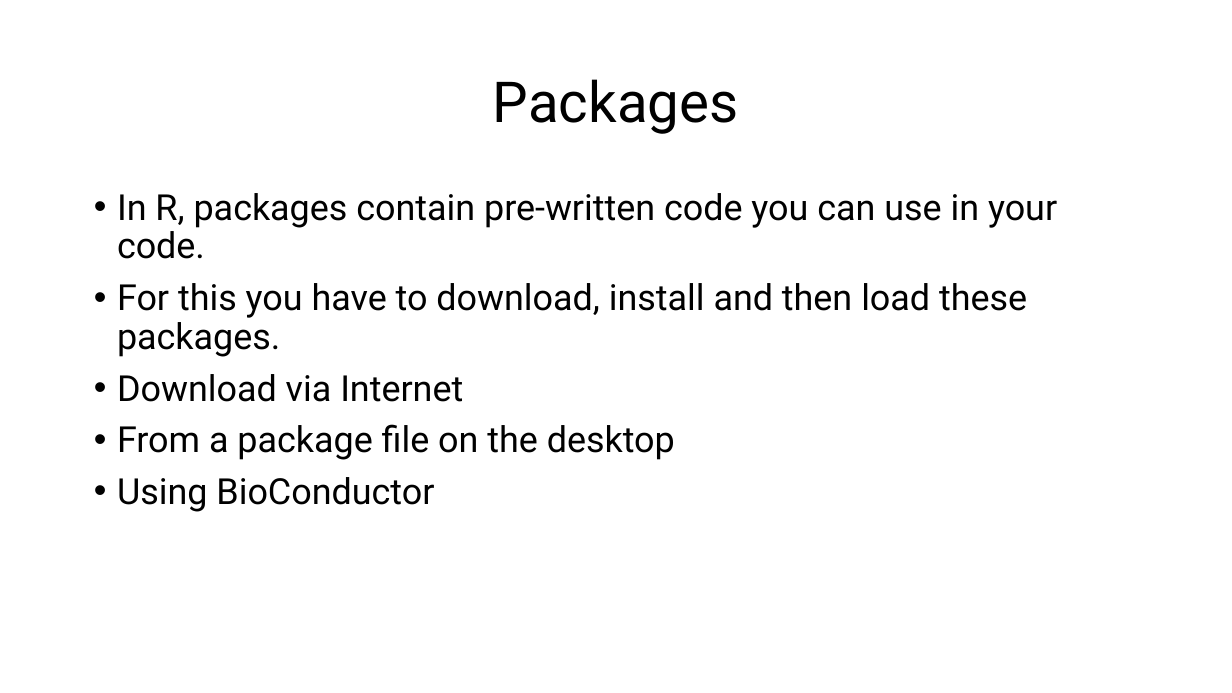
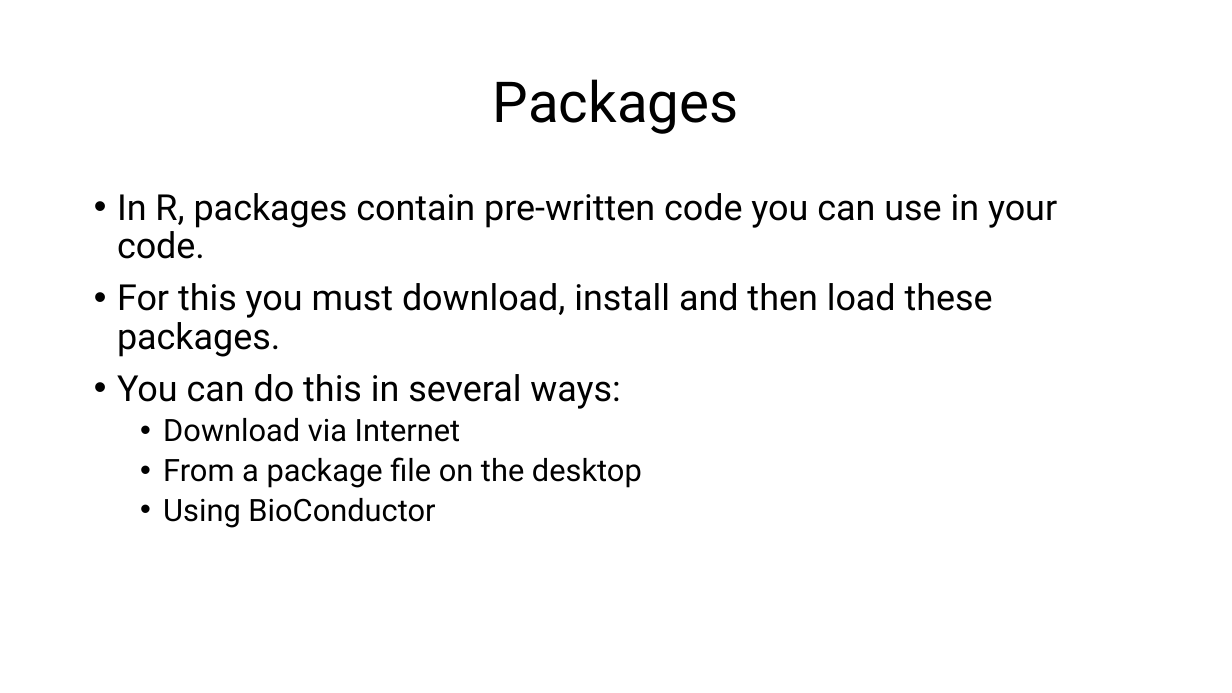
Before and after one commit to csmatyi/crs2025, a slide deck: slide 13 of CRS2025_R_workshop.pptx. Drawn at 1232x693 pixels with LibreOffice and Linux fonts; fonts in the diff are those of the drawing. Boxes give left, top, right and bottom in pixels: in the first picture for what was removed or moved away, otherwise in the second. Text is boxed around its words. In the diff, an @@ line names an element or a change of style, - is before the commit and + after.

```diff
--- a/CRS2025_R_workshop.pptx
+++ b/CRS2025_R_workshop.pptx
@@ text at bbox=[117, 283, 993, 409]: text changed @@
-• For this you have to download, install and then load these packages.
+• For this you must download, install and then load these packages.
+• You can do this in several ways:
@@ text at bbox=[163, 418, 642, 528]: size 28 to 24 pt in "Download via Internet", "From a package file on the desktop", "Using BioConductor"; list level 1 to 2 in "Download via Internet"; list level 1 to 2 in "From a package file on ..."; list level 1 to 2 in "Using BioConductor" @@
```
Also in this commit, not shown: 11 other slides changed, 2 slides added, 1 other file.
